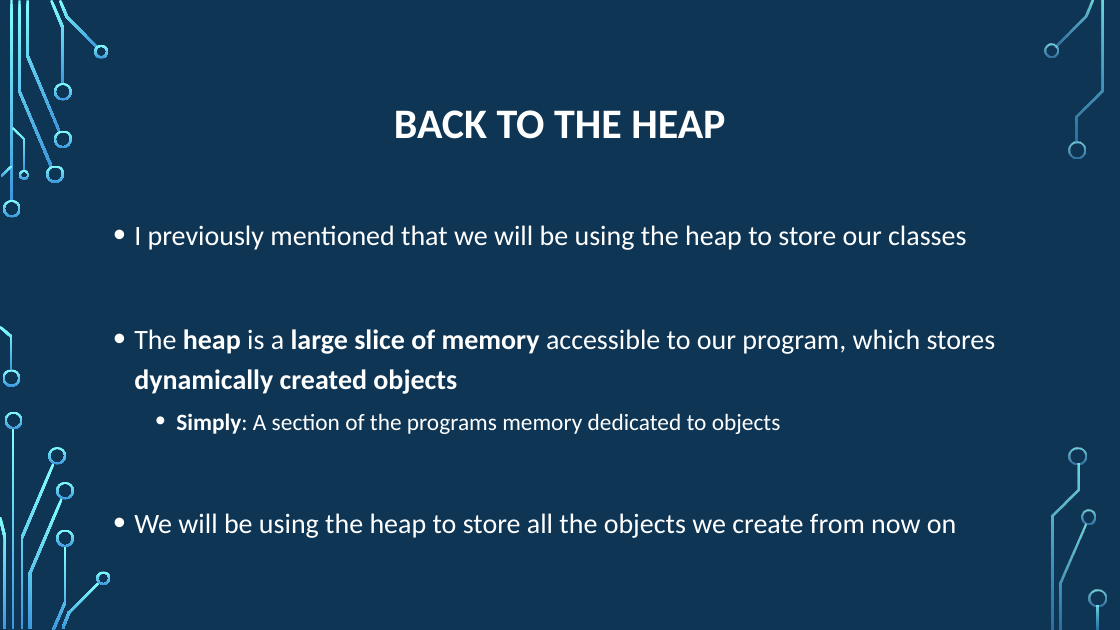
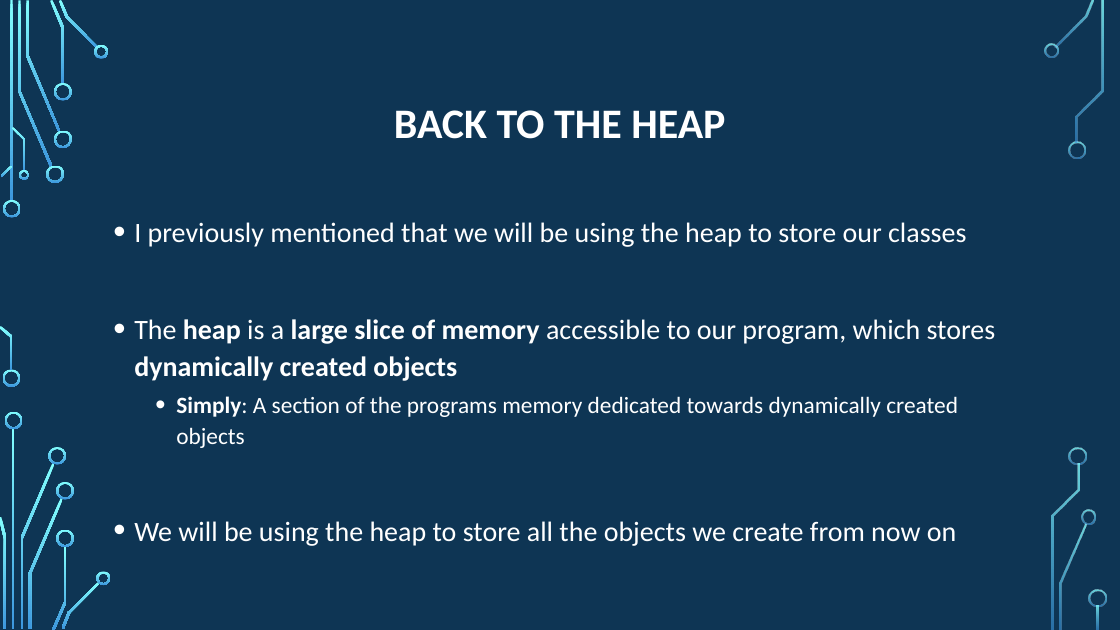
Before and after one commit to psypdt/Advanced_Summer_Course, a slide deck: slide 16 of Day4/Day_4.pptx. Drawn at 1120x630 pixels with LibreOffice and Linux fonts; fonts in the diff are those of the drawing; background and template pictures are left out. Boxes give left, top, right and bottom in pixels: in the first picture for what was removed or moved away, otherwise in the second. Text is boxed around its words. In the diff, an @@ line names an element or a change of style, - is before the commit and + after.

```diff
--- a/Day4/Day_4.pptx
+++ b/Day4/Day_4.pptx
@@ text at (134, 222, 996, 546): line spacing 1.2 to 1.1 @@
@@ text at (176, 396, 958, 448): text changed @@
-  • Simply: A section of the programs memory dedicated to objects
+  • Simply: A section of the programs memory dedicated towards dynamically created objects
```
Also in this commit, not shown: 18 other slides changed, 7 slides added.
